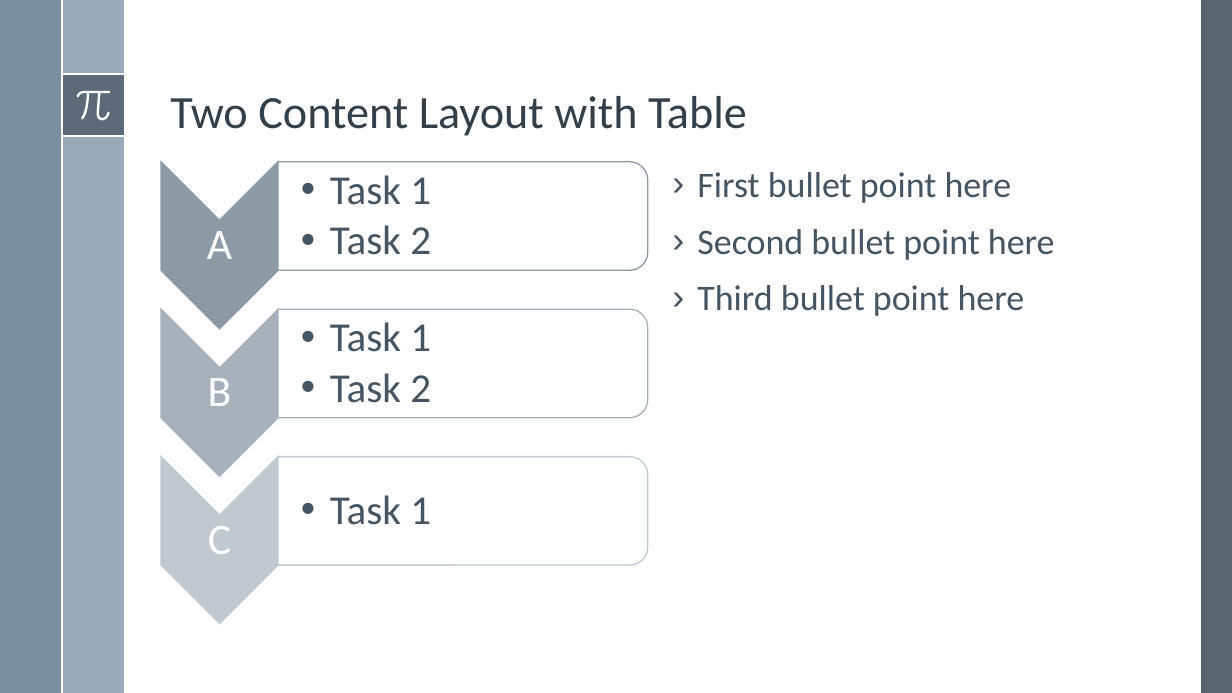
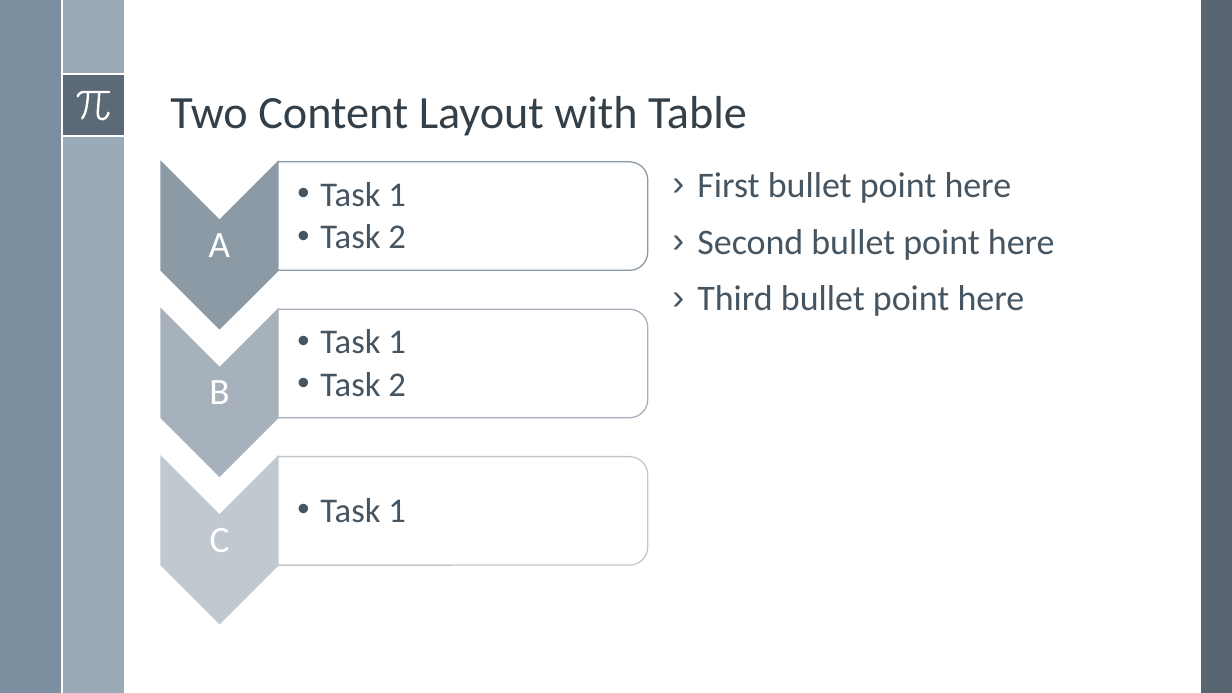
Before and after one commit to BeholderDEV/discretequeensproblem, a slide deck: slide 8 of N Rainhas.pptx. Drawn at 1232x693 pixels with LibreOffice and Linux fonts; fonts in the diff are those of the drawing. Boxes give left, top, right and bottom in pixels: in the first picture for what was removed or moved away, otherwise in the second. Text is boxed around its words. In the diff, an @@ line names an element or a change of style, - is before the commit and + after.

```diff
--- a/N Rainhas.pptx
+++ b/N Rainhas.pptx
@@ size 32 to 27 pt; bullet • to •• in 3 elements at (320,182,406,249), (320,329,406,397), (320,498,406,523) @@
@@ size 34 to 29 pt; less space between paragraphs in 3 elements at (209,233,231,257), (209,380,229,404), (210,528,230,552) @@
```
Also in this commit, not shown: 6 slides removed, 11 other files.
